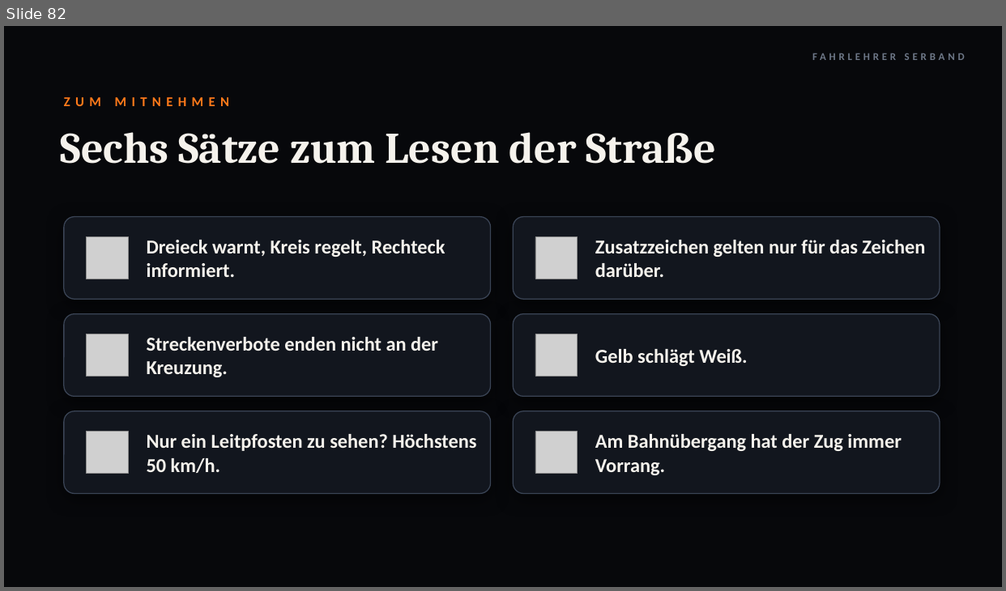
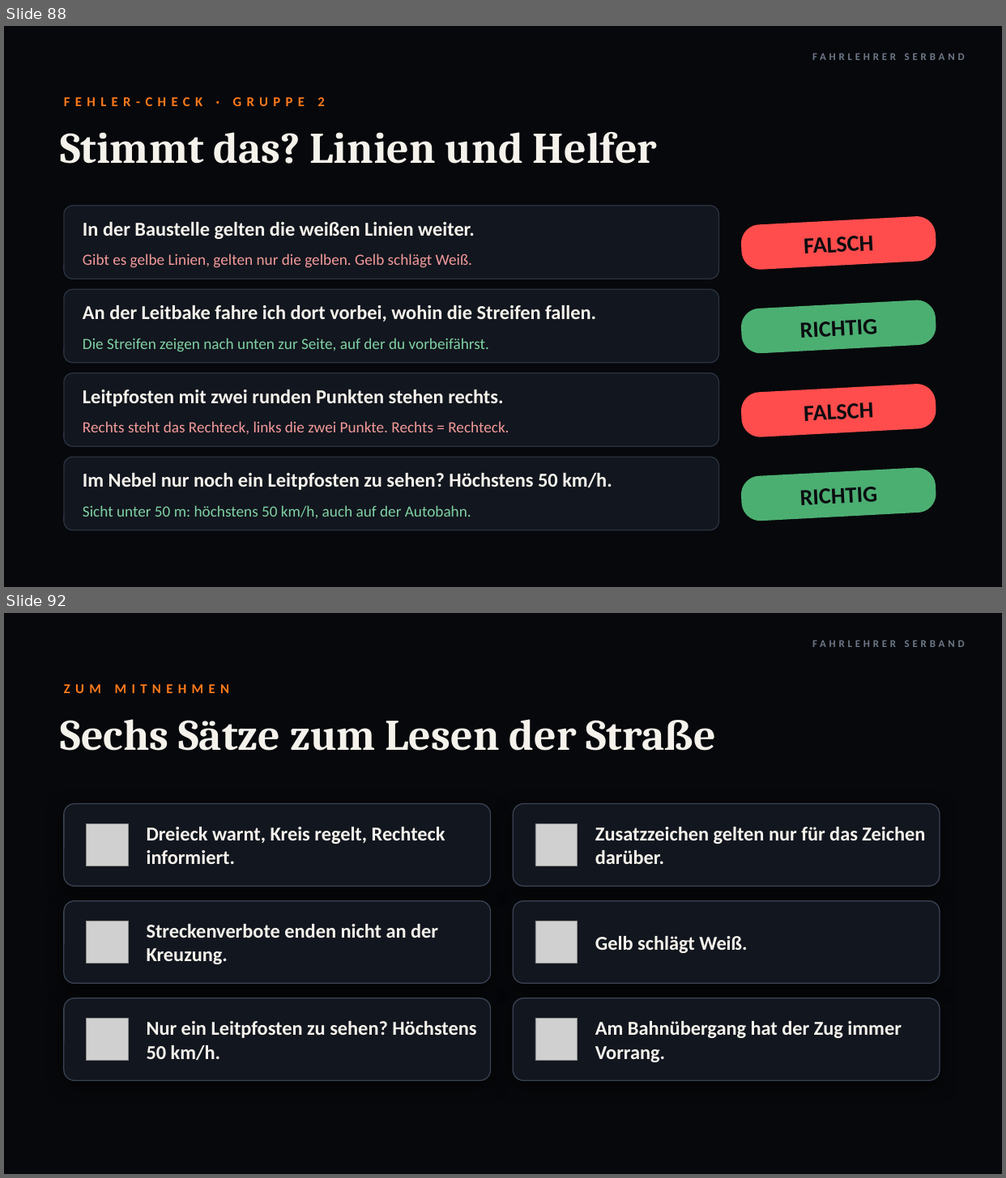
Before and after one commit to serband1995-hue/Fahrlehrer-Kompass-, a slide deck: theorie/abend-05-06/Abend_Lektion05_06.pptx. Shown one above the other, each under a label of ours: slide 82 before the commit, slides 88 and 92 after it; the slides between them are not shown. The pictures are 1006x591 and 1006x1178 pixels, drawn with LibreOffice and Linux fonts; fonts in the diff are those of the drawing; grey boxes stand for pictures; background and template pictures are left out. Boxes give left, top, right and bottom in pixels: in the first picture for what was removed or moved away, otherwise in the second. Text is boxed around its words. In the diff, an @@ line names an element or a change of style, - is before the commit and + after.

```diff
--- a/theorie/abend-05-06/Abend_Lektion05_06.pptx
+++ b/theorie/abend-05-06/Abend_Lektion05_06.pptx
@@ slide 88 added at <box>4,26,1002,587</box>, background picture (left out) @@
@@ text added at <box>812,53,965,60</box>, 10 pt, text #6E7888, bold @@
+FAHRLEHRER SERBAND
@@ text added at <box>64,97,324,106</box>, 13 pt, text #FF7A1A, bold @@
+FEHLER-CHECK · GRUPPE 2
@@ text added at <box>60,131,657,164</box>, 42 pt, text #F5F2EC, bold @@
+Stimmt das? Linien und Helfer
@@ rounded rectangle added at <box>64,206,719,279</box>, fill #12161E, outline #2A3342 1 pt @@
@@ rounded rectangle added at <box>740,216,937,271</box>, fill #FF4D4D, 22 pt, text #0A0C10, bold @@
+FALSCH
@@ text added at <box>83,222,475,239</box>, 19 pt, text #F5F2EC, bold @@
+In der Baustelle gelten die weißen Linien weiter.
@@ text added at <box>83,254,472,268</box>, 15 pt, text #F29A9A @@
+Gibt es gelbe Linien, gelten nur die gelben. Gelb schlägt Weiß.
@@ rounded rectangle added at <box>64,289,719,363</box>, fill #12161E, outline #2A3342 1 pt @@
@@ text added at <box>83,305,596,322</box>, 19 pt, text #F5F2EC, bold @@
+An der Leitbake fahre ich dort vorbei, wohin die Streifen fallen.
@@ rounded rectangle added at <box>740,300,937,355</box>, fill #4CAF72, 22 pt, text #0A0C10, bold @@
+RICHTIG
@@ text added at <box>83,338,489,352</box>, 15 pt, text #7FD1A3 @@
+Die Streifen zeigen nach unten zur Seite, auf der du vorbeifährst.
@@ rounded rectangle added at <box>64,373,719,446</box>, fill #12161E, outline #2A3342 1 pt @@
@@ text added at <box>83,390,503,407</box>, 19 pt, text #F5F2EC, bold @@
+Leitpfosten mit zwei runden Punkten stehen rechts.
@@ rounded rectangle added at <box>740,383,937,438</box>, fill #FF4D4D, 22 pt, text #0A0C10, bold @@
+FALSCH
@@ text added at <box>83,421,509,434</box>, 15 pt, text #F29A9A @@
+Rechts steht das Rechteck, links die zwei Punkte. Rechts = Rechteck.
@@ rounded rectangle added at <box>64,457,719,531</box>, fill #12161E, outline #2A3342 1 pt @@
@@ text added at <box>83,473,612,490</box>, 19 pt, text #F5F2EC, bold @@
+Im Nebel nur noch ein Leitpfosten zu sehen? Höchstens 50 km/h.
@@ rounded rectangle added at <box>740,467,937,523</box>, fill #4CAF72, 22 pt, text #0A0C10, bold @@
+RICHTIG
@@ text added at <box>83,506,471,518</box>, 15 pt, text #7FD1A3 @@
+Sicht unter 50 m: höchstens 50 km/h, auch auf der Autobahn.
@@ what was slide 82 is now slide 92 @@
```
Also in this commit, not shown: 2 slides changed, 9 other slides added, 7 other files.
